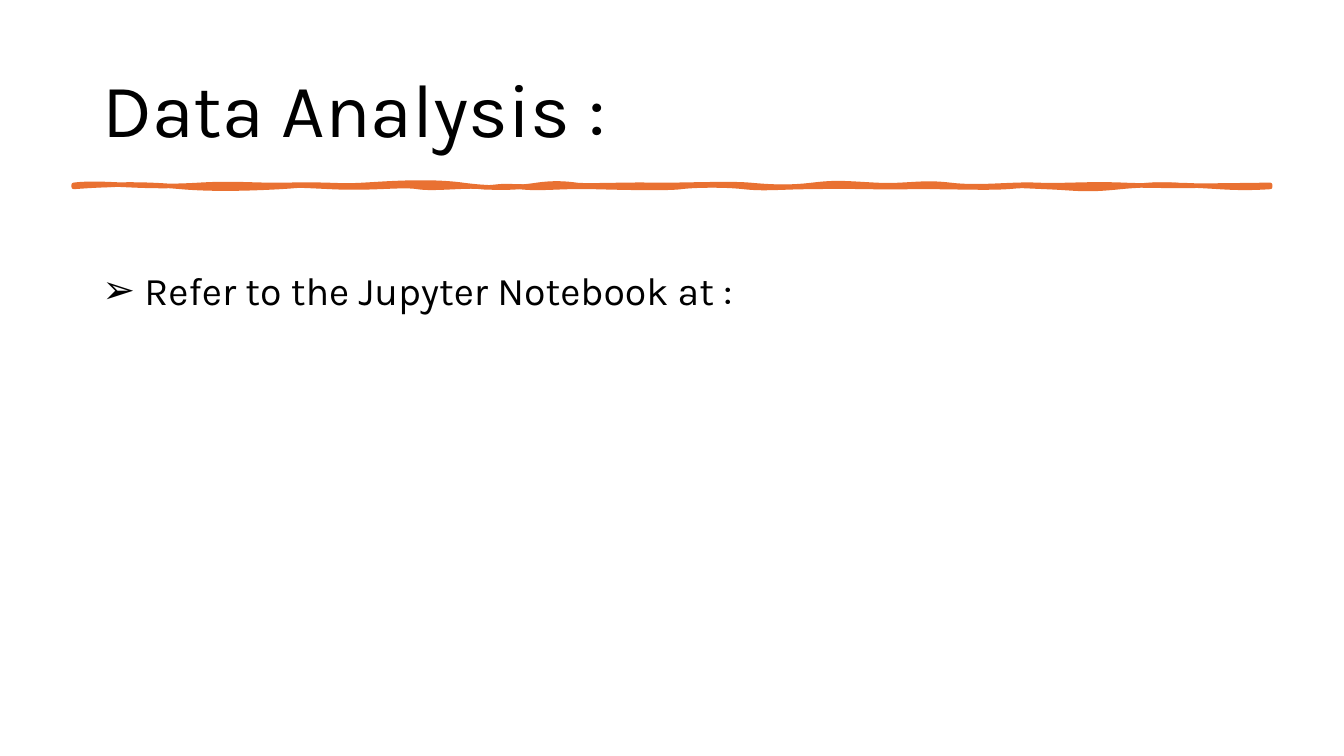
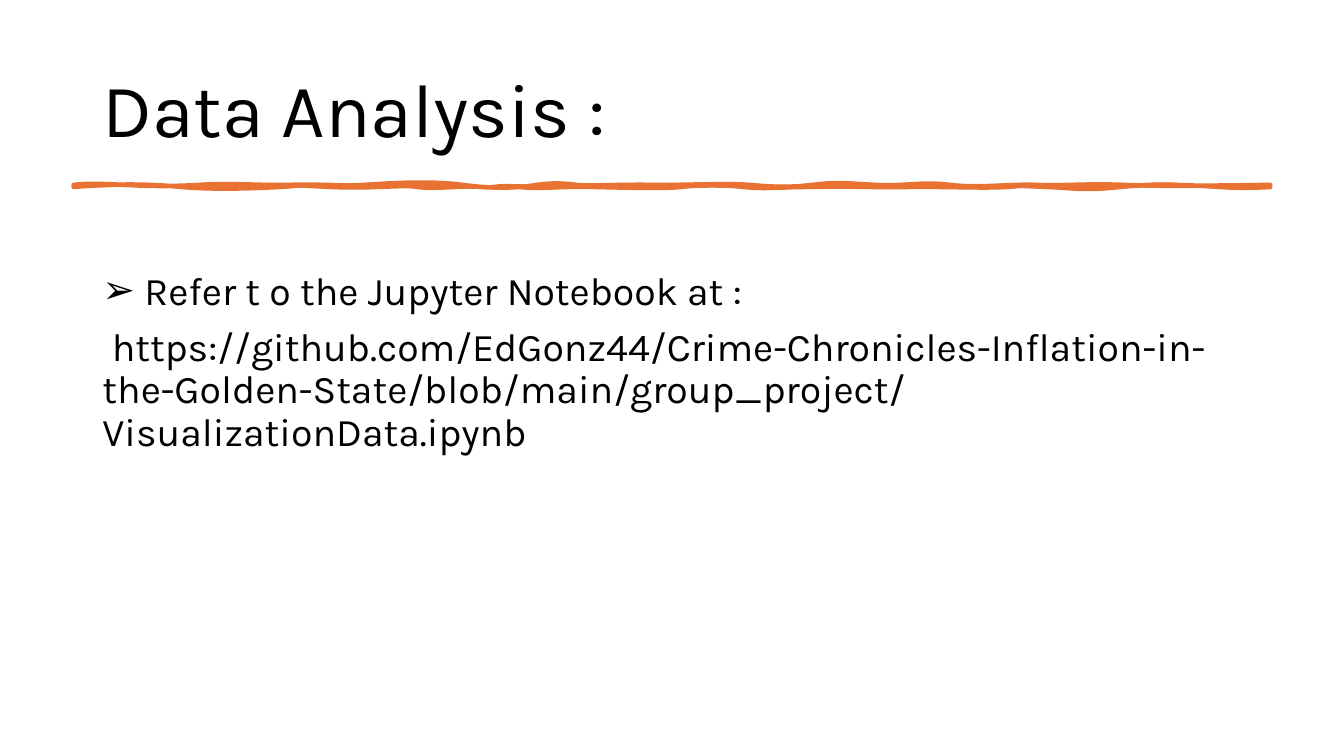
Before and after one commit to EdGonz44/Crime-Chronicles-Inflation-in-the-Golden-State, a slide deck: slide 6 of Communal Resources/Crime_Chronicles_ppt.pptx. Drawn at 1344x756 pixels with LibreOffice and Linux fonts; fonts in the diff are those of the drawing. Boxes give left, top, right and bottom in pixels: in the first picture for what was removed or moved away, otherwise in the second. Text is boxed around its words. In the diff, an @@ line names an element or a change of style, - is before the commit and + after.

```diff
--- a/Communal Resources/Crime_Chronicles_ppt.pptx
+++ b/Communal Resources/Crime_Chronicles_ppt.pptx
@@ text at (x1=102, y1=278, x2=1206, y2=456): text changed @@
-➢ Refer to the Jupyter Notebook at :
+➢ Refer t o the Jupyter Notebook at :
+https://github.com/EdGonz44/Crime-Chronicles-Inflation-in-the-Golden-State/blob/main/group_project/VisualizationData.ipynb
```
Also in this commit, not shown: 2 other slides changed, 4 slides added, 3 slides removed.
